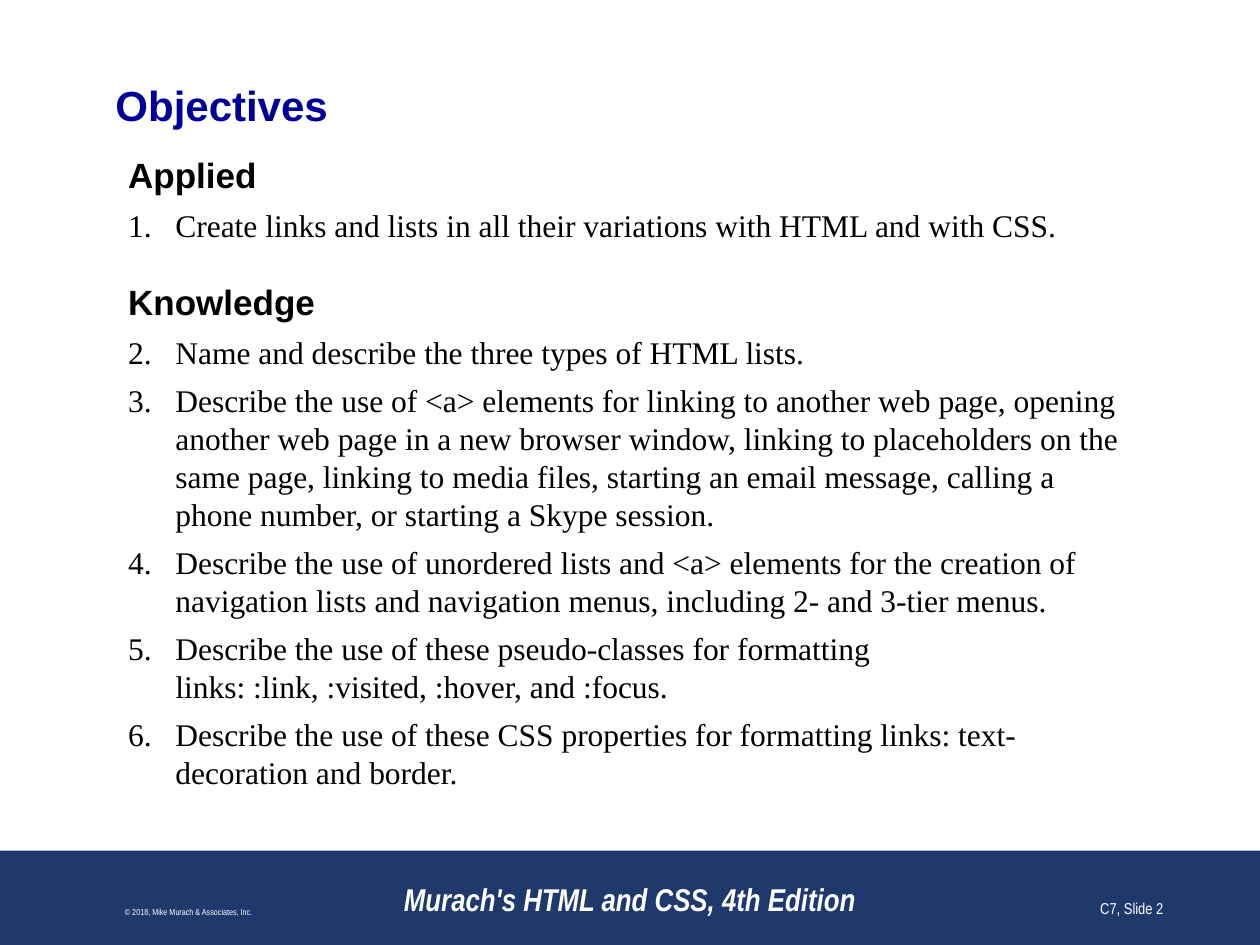
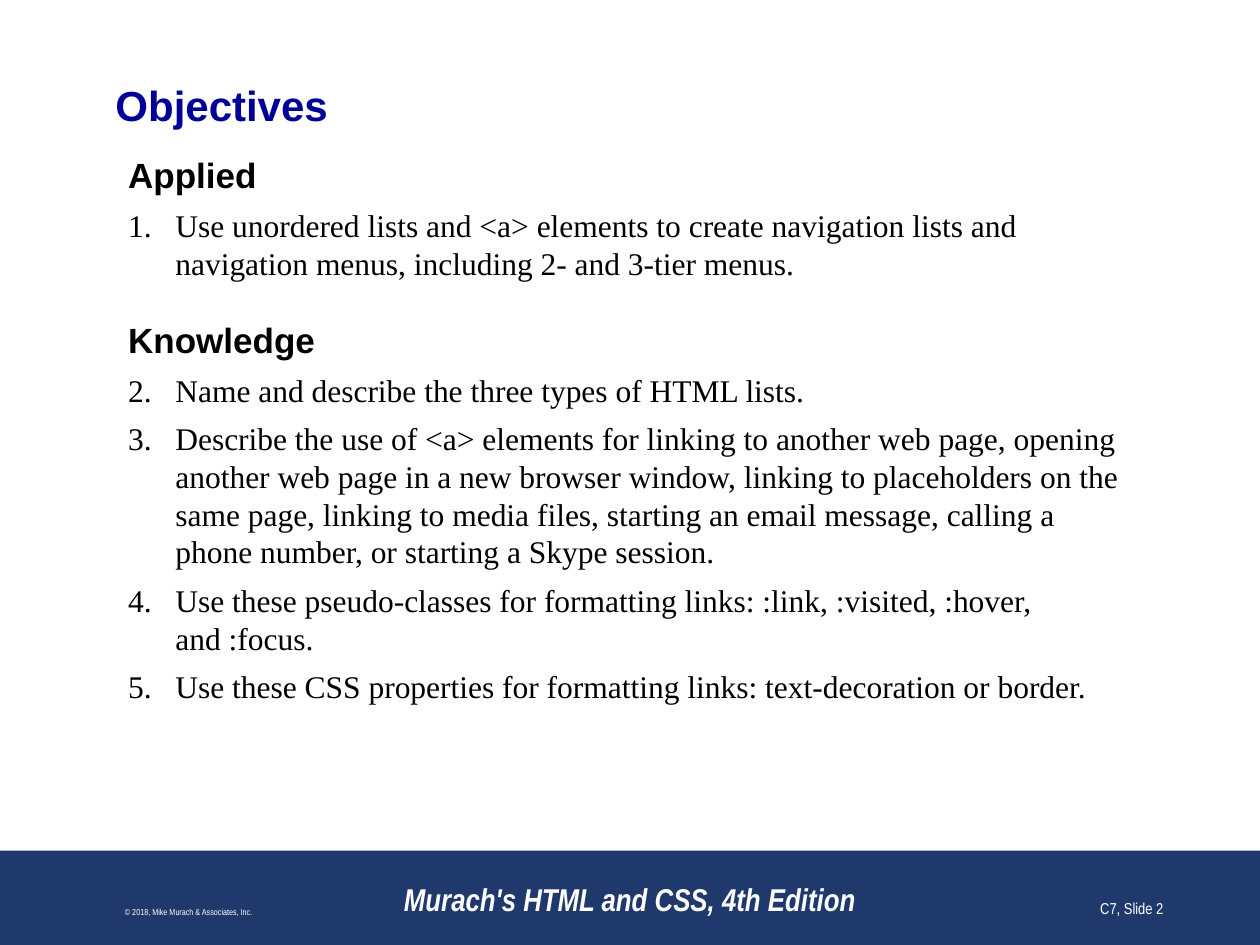
Before and after one commit to paulsmithkc/awd1000_base_lab_and_homework, a slide deck: slide 2 of murach_html_4e/slides/Chapter 7 slides (Revised).pptx. Drawn at 1260x945 pixels with LibreOffice and Linux fonts; fonts in the diff are those of the drawing; background and template pictures are left out. Boxes give left, top, right and bottom in pixels: in the first picture for what was removed or moved away, otherwise in the second. Text is boxed around its words. In the diff, an @@ line names an element or a change of style, - is before the commit and + after.

```diff
--- a/murach_html_4e/slides/Chapter 7 slides (Revised).pptx
+++ b/murach_html_4e/slides/Chapter 7 slides (Revised).pptx
@@ text at bbox=[175, 215, 1016, 281]: text changed @@
-1. Create links and lists in all their variations with HTML and with CSS.
+1. Use unordered lists and <a> elements to create navigation lists and navigation menus, including 2- and 3-tier menus.
@@ text at bbox=[175, 590, 1086, 704]: text changed @@
-3. Describe the use of unordered lists and <a> elements for the creation of navigation lists and navigation menus, including 2- and 3-tier menus.
-4. Describe the use of these pseudo-classes for formatting links: :link, :visited, :hover, and :focus.
-5. Describe the use of these CSS properties for formatting links: text-decoration and border.
+3. Use these pseudo-classes for formatting links: :link, :visited, :hover, and :focus.
+4. Use these CSS properties for formatting links: text-decoration or border.
```
Also in this commit, not shown: 37 other slides changed, 6 slides removed.
